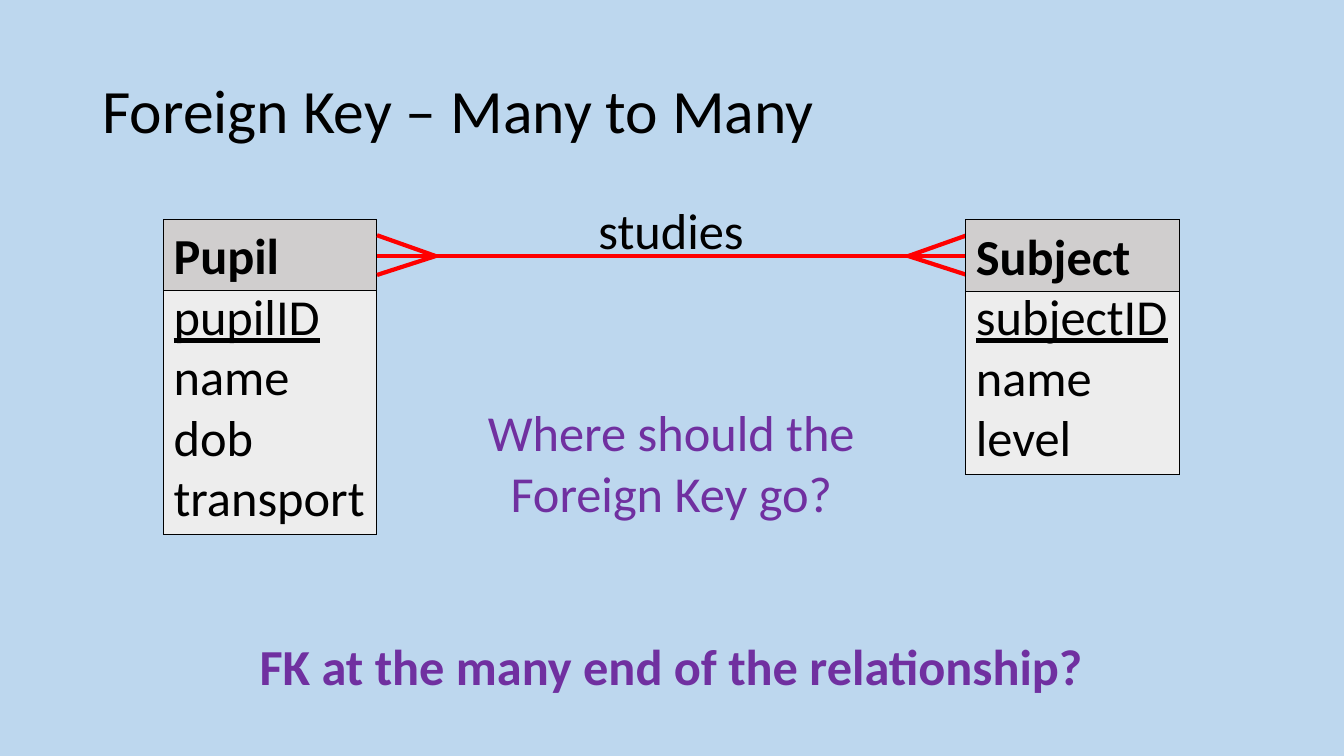
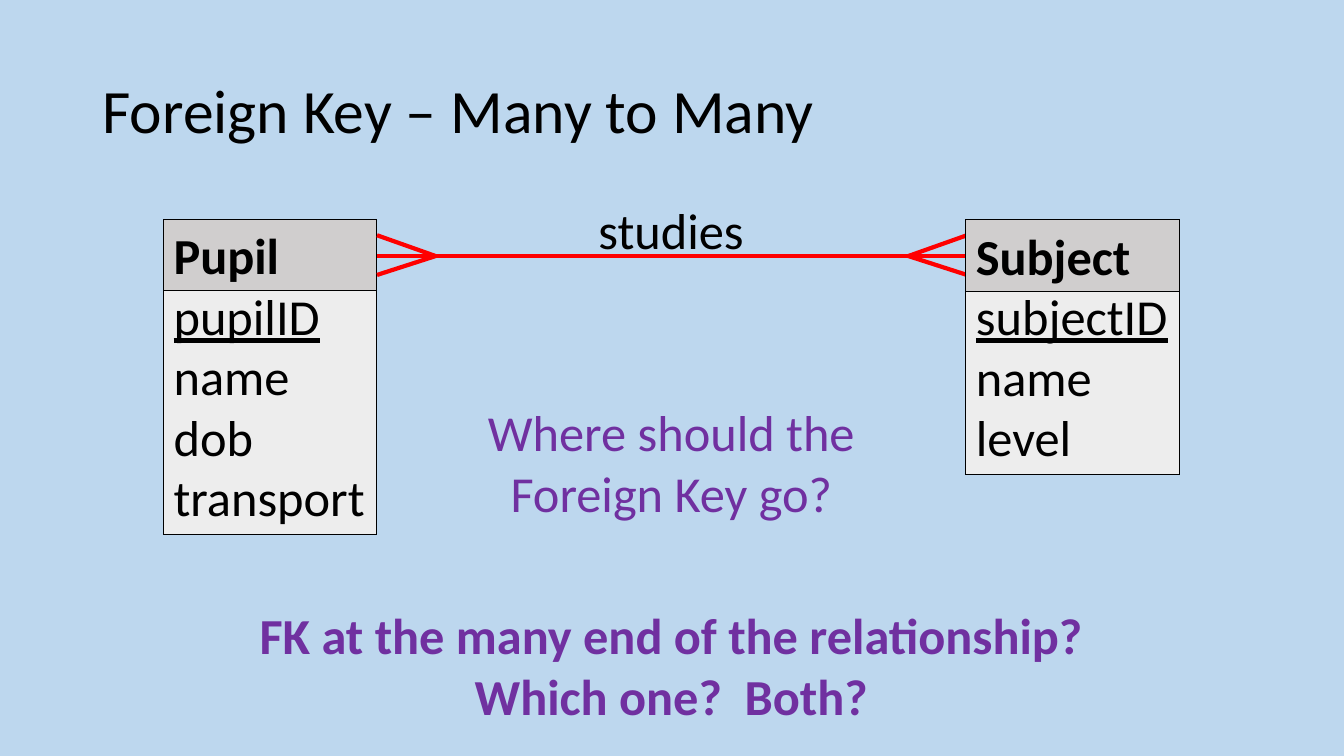
Before and after one commit to MrFriendCS/MrFriendCS.github.io, a slide deck: slide 95 of higher/ddd/H CS DDD Slides.pptx (slide 73 before the commit). Drawn at 1344x756 pixels with LibreOffice and Linux fonts; fonts in the diff are those of the drawing. Boxes give left, top, right and bottom in pixels: in the first picture for what was removed or moved away, otherwise in the second. Text is boxed around its words. In the diff, an @@ line names an element or a change of style, - is before the commit and + after.

```diff
--- a/higher/ddd/H CS DDD Slides.pptx
+++ b/higher/ddd/H CS DDD Slides.pptx
@@ text "FK at the many end ...": place and size @@
-text "FK at the many end ..." at (260, 649, 1082, 693)
+text "FK at the many end ..." at (260, 618, 1082, 716)
@@ text at (475, 679, 868, 716): paragraph added @@
+Which one? Both?
```
Also in this commit, not shown: 11 other slides changed, 11 other files.
